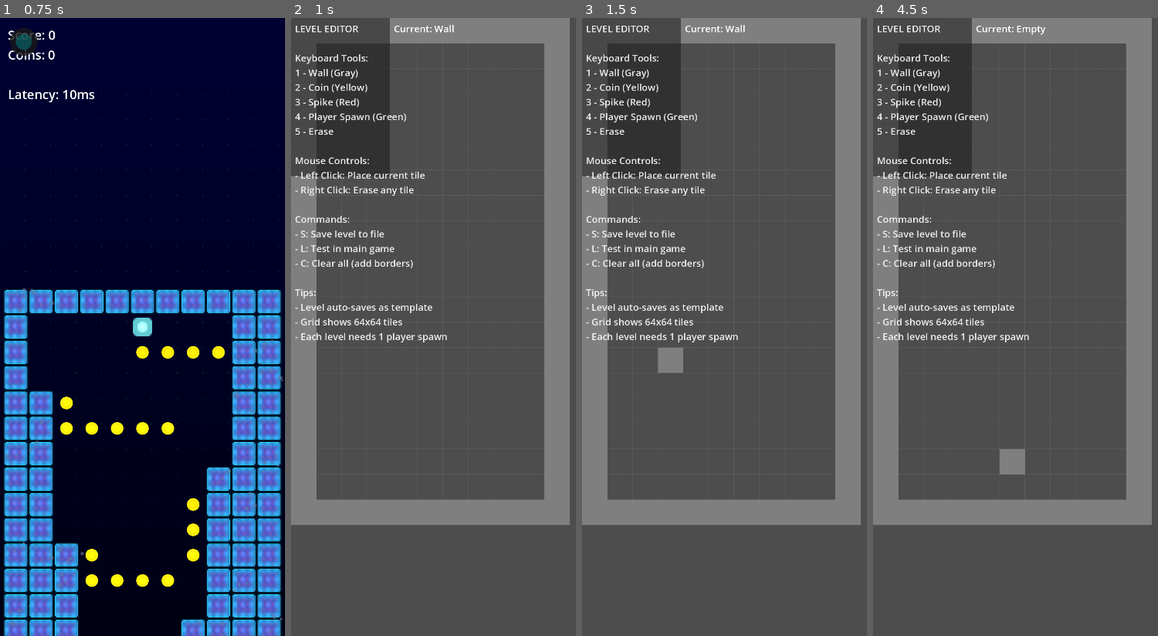
Above: before the commit, frames 1-4 (left to right).
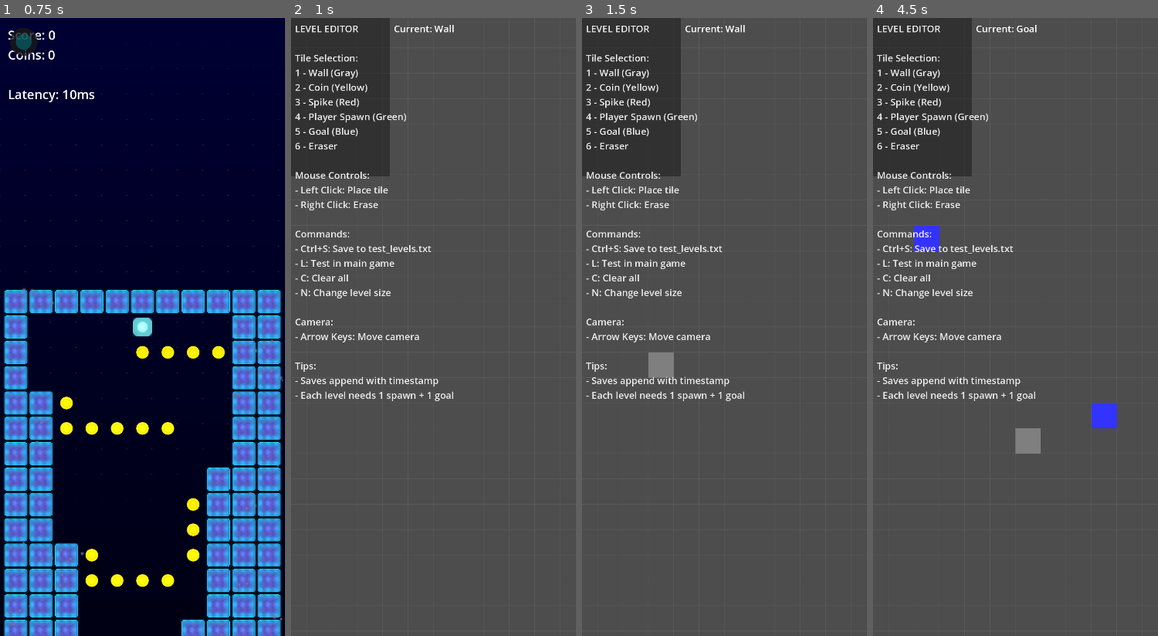
Above: after the commit, the same moments.

Repository: rubiconRiver/tomb-of-the-mask-clone
Game: Godot game, scene res://scenes/main.tscn
Same seed, same stepped clock (60 frames per second), same inputs: the game is played once before the commit and once after it.
Inputs (mouse positions are in pixels of both pictures, inside the frame that each line leads up to):
- Up to frame 1 (0.75 s): tap Enter at 0.5 s; move the mouse to (205, 296) at 0.52 s; hold Right (ui_right) from 0.53 s (still down); tap 6 at 0.6 s; click (205, 296) at 0.67 s
- Up to frame 2 (1 s): keep holding Right (ui_right); tap Space (ui_select) at 0.77 s; tap N at 0.8 s
- Up to frame 3 (1.5 s): tap Space (ui_select) at 1.07, 1.25 s; release Right (ui_right) at 1.25 s; drag from (667, 357) to (710, 450) at 1.27 s
- Up to frame 4 (4.5 s): tap Enter at 2, 3.5 s; move the mouse to (1044, 191) at 2.02 s; hold Right (ui_right) 2.03-2.75 s; tap L at 2.1 s; click (1044, 191) at 2.17 s; tap C at 2.3 s; tap Space (ui_select) at 2.75, 3.77, 3.8, 4.07, 4.25 s; drag from (1001, 450) to (930, 234) at 2.77 s; move the mouse to (1101, 419) at 3.52 s; hold Left (ui_left) 3.53-4.25 s; tap 5 at 3.6 s; click (1101, 419) at 3.67 s; drag from (930, 234) to (972, 172) at 4.27 s

Frame 1 is identical in both runs. In frame 2, 21% of the frame differs, in the area x 0-98%, y 0-82%; in frame 3, 21%; in frame 4, 22%.

Commit message:
update editor

Diff:
--- a/scenes/level_editor/LevelEditor.tscn
+++ b/scenes/level_editor/LevelEditor.tscn
@@ -25,26 +25,30 @@
 offset_bottom = 390.0
 text = "LEVEL EDITOR
 
-Keyboard Tools:
+Tile Selection:
 1 - Wall (Gray)
 2 - Coin (Yellow)
 3 - Spike (Red)
 4 - Player Spawn (Green)
-5 - Erase
+5 - Goal (Blue)
+6 - Eraser
 
 Mouse Controls:
-- Left Click: Place current tile
-- Right Click: Erase any tile
+- Left Click: Place tile
+- Right Click: Erase
 
 Commands:
-- S: Save level to file
+- Ctrl+S: Save to test_levels.txt
 - L: Test in main game
-- C: Clear all (add borders)
+- C: Clear all
+- N: Change level size
+
+Camera:
+- Arrow Keys: Move camera
 
 Tips:
-- Level auto-saves as template
-- Grid shows 64x64 tiles
-- Each level needs 1 player spawn"
+- Saves append with timestamp
+- Each level needs 1 spawn + 1 goal"
 label_settings = SubResource("1")
 
 [node name="CurrentTile" type="Label" parent="UI"]
--- a/scripts/tools/LevelEditor.gd
+++ b/scripts/tools/LevelEditor.gd
@@ -2,20 +2,34 @@
 class_name LevelEditor
 
 const GRID_SIZE = 64
-const LEVEL_WIDTH = 11
-const LEVEL_HEIGHT = 20
+
+# Default sizes
+var level_width = 11
+var level_height = 20
+
+# Size presets
+const SIZE_PRESETS = {
+	"Small": Vector2i(11, 20),
+	"Medium": Vector2i(20, 40),
+	"Large": Vector2i(30, 60),
+	"Huge": Vector2i(50, 100)
+}
 
 enum TileType {
 	EMPTY = -1,
 	WALL = 0,
 	COIN = 1,
 	SPIKE = 2,
-	PLAYER_SPAWN = 3
+	PLAYER_SPAWN = 3,
+	GOAL = 4
 }
 
 var current_tile_type = TileType.WALL
 var tilemap: TileMap
 var current_tile_label: Label
+var camera: Camera2D
+var file_dialog: FileDialog
+var current_filename = ""
 
 @onready var grid_node = $Grid
 @onready var ui_layer = $UI
@@ -24,7 +38,22 @@
 func _ready():
 	setup_tilemap()
 	setup_ui()
-	print("Level Editor Ready! Use keys 1-5 to select tools, click to place tiles")
+	setup_camera()
+	setup_file_dialog()
+	print("Level Editor Ready!")
+	print("Keys 1-5: Tile types (6: Eraser) | Click: Place | Right-click: Erase")
+	print("Ctrl+S: Save | L: Load into game | C: Clear | N: Change size")
+	print("Arrow keys: Move camera")
+
+func setup_camera():
+	camera = Camera2D.new()
+	camera.position = Vector2(level_width * GRID_SIZE / 2, level_height * GRID_SIZE / 2)
+	add_child(camera)
+	camera.make_current()
+
+func setup_file_dialog():
+	# We won't use FileDialog, just append to a fixed file
+	pass
 
 func setup_tilemap():
 	# Create TileMap for visual editing
@@ -39,7 +68,7 @@
 	var atlas_source = TileSetAtlasSource.new()
 
 	# Create a simple texture with colored squares
-	var image = Image.create(256, 64, false, Image.FORMAT_RGB8)
+	var image = Image.create(320, 64, false, Image.FORMAT_RGB8)
 	# Wall (gray)
 	image.fill_rect(Rect2i(0, 0, 64, 64), Color(0.5, 0.5, 0.5))
 	# Coin (yellow)
@@ -48,14 +77,16 @@
 	image.fill_rect(Rect2i(128, 0, 64, 64), Color(1.0, 0.2, 0.2))
 	# Player spawn (green)
 	image.fill_rect(Rect2i(192, 0, 64, 64), Color(0.2, 1.0, 0.2))
+	# Goal (blue)
+	image.fill_rect(Rect2i(256, 0, 64, 64), Color(0.2, 0.2, 1.0))
 
 	var texture = ImageTexture.new()
 	texture.set_image(image)
 	atlas_source.texture = texture
 	atlas_source.texture_region_size = Vector2i(64, 64)
 
-	# Set up tiles
-	for i in range(4):
+	# Set up tiles based on TileType enum count
+	for i in range(TileType.values().size()):
 		atlas_source.create_tile(Vector2i(i, 0))
 		var tile_data = atlas_source.get_tile_data(Vector2i(i, 0), 0)
 
@@ -89,14 +120,33 @@
 				current_tile_type = TileType.PLAYER_SPAWN
 				update_current_tile_display()
 			KEY_5:
+				current_tile_type = TileType.GOAL
+				update_current_tile_display()
+			KEY_6:
 				current_tile_type = TileType.EMPTY
 				update_current_tile_display()
 			KEY_S:
-				save_level()
+				if event.ctrl_pressed:
+					save_level()
 			KEY_L:
 				load_into_game()
 			KEY_C:
 				clear_level()
+			KEY_N:
+				new_level_dialog()
+			# Camera movement with arrow keys
+			KEY_UP:
+				if camera:
+					camera.position.y -= GRID_SIZE
+			KEY_LEFT:
+				if camera:
+					camera.position.x -= GRID_SIZE
+			KEY_DOWN:
+				if camera:
+					camera.position.y += GRID_SIZE
+			KEY_RIGHT:
+				if camera:
+					camera.position.x += GRID_SIZE
 
 	# Handle mouse input for tile placement
 	if event is InputEventMouseButton:
@@ -113,7 +163,7 @@
 	return Vector2i(int(world_pos.x / GRID_SIZE), int(world_pos.y / GRID_SIZE))
 
 func is_valid_grid_position(grid_pos: Vector2i) -> bool:
-	return grid_pos.x >= 0 and grid_pos.x < LEVEL_WIDTH and grid_pos.y >= 0 and grid_pos.y < LEVEL_HEIGHT
+	return grid_pos.x >= 0 and grid_pos.x < level_width and grid_pos.y >= 0 and grid_pos.y < level_height
 
 func place_tile(grid_pos: Vector2i, tile_type: TileType):
 	if tile_type == TileType.EMPTY:
@@ -135,6 +185,8 @@
 			return "Spike"
 		TileType.PLAYER_SPAWN:
 			return "Player Spawn"
+		TileType.GOAL:
+			return "Goal"
 		TileType.EMPTY:
 			return "Empty"
 		_:
@@ -147,14 +199,14 @@
 func clear_level():
 	print("Clearing level...")
 	# Clear all tiles
-	for y in range(LEVEL_HEIGHT):
-		for x in range(LEVEL_WIDTH):
+	for y in range(level_height):
+		for x in range(level_width):
 			tilemap.set_cell(0, Vector2i(x, y), -1)
 
 	# Add border walls
-	for y in range(LEVEL_HEIGHT):
-		for x in range(LEVEL_WIDTH):
-			if x == 0 or x == LEVEL_WIDTH - 1 or y == 0 or y == LEVEL_HEIGHT - 1:
+	for y in range(level_height):
+		for x in range(level_width):
+			if x == 0 or x == level_width - 1 or y == 0 or y == level_height - 1:
 				tilemap.set_cell(0, Vector2i(x, y), 0, Vector2i(TileType.WALL, 0))
 
 func save_level():
@@ -162,9 +214,9 @@
 	var level_template = []
 
 	# Convert tilemap to template format
-	for y in range(LEVEL_HEIGHT):
+	for y in range(level_height):
 		var row = ""
-		for x in range(LEVEL_WIDTH):
+		for x in range(level_width):
 			var atlas_coords = tilemap.get_cell_atlas_coords(0, Vector2i(x, y))
 			var cell_char = "."
 
@@ -178,17 +230,43 @@
 						cell_char = "S"
 					TileType.PLAYER_SPAWN:
 						cell_char = "P"
+					TileType.GOAL:
+						cell_char = "G"
 
 			row += cell_char
 		level_template.append(row)
 
-	# Save to file
-	var file = FileAccess.open("user://custom_level.txt", FileAccess.WRITE)
+	# Get current timestamp
+	var datetime = Time.get_datetime_dict_from_system()
+	var timestamp = "%04d-%02d-%02d %02d:%02d:%02d" % [
+		datetime.year, datetime.month, datetime.day,
+		datetime.hour, datetime.minute, datetime.second
+	]
+
+	# Append to test levels file
+	var file = FileAccess.open("res://levels/test_levels.txt", FileAccess.WRITE_READ)
+	if not file:
+		# Create file if it doesn't exist
+		file = FileAccess.open("res://levels/test_levels.txt", FileAccess.WRITE)
+	else:
+		# Move to end of file
+		file.seek_end()
+
 	if file:
+		# Write header comment
+		file.store_line("")
+		file.store_line("# Level created: " + timestamp)
+		file.store_line("# Size: %dx%d" % [level_width, level_height])
+		file.store_line("# Description: [Add description here]")
+		file.store_line("")
+
+		# Write level data
 		for row in level_template:
 			file.store_line(row)
+
 		file.close()
-		print("Level saved to user://custom_level.txt")
+		print("Level appended to res://levels/test_levels.txt")
+		print("Timestamp: " + timestamp)
 
 		# Also print to console for easy copying
 		print("Level template (copy this to LevelTemplates.gd):")
@@ -202,8 +280,8 @@
 
 	# Validate level has player spawn
 	var has_player_spawn = false
-	for y in range(LEVEL_HEIGHT):
-		for x in range(LEVEL_WIDTH):
+	for y in range(level_height):
+		for x in range(level_width):
 			var atlas_coords = tilemap.get_cell_atlas_coords(0, Vector2i(x, y))
 			if atlas_coords != Vector2i(-1, -1) and atlas_coords.x == TileType.PLAYER_SPAWN:
 				has_player_spawn = true
@@ -218,9 +296,9 @@
 	# Convert current tilemap to level data format that the game can use
 	var level_data = []
 
-	for y in range(LEVEL_HEIGHT):
+	for y in range(level_height):
 		var row = []
-		for x in range(LEVEL_WIDTH):
+		for x in range(level_width):
 			var atlas_coords = tilemap.get_cell_atlas_coords(0, Vector2i(x, y))
 			var cell_type = LevelGenerator.CellType.EMPTY
 
@@ -250,17 +328,50 @@
 	var grid_color = Color(0.5, 0.5, 0.5, 0.3)
 
 	# Vertical lines
-	for x in range(LEVEL_WIDTH + 1):
+	for x in range(level_width + 1):
 		var start_pos = Vector2(x * GRID_SIZE, 0)
-		var end_pos = Vector2(x * GRID_SIZE, LEVEL_HEIGHT * GRID_SIZE)
+		var end_pos = Vector2(x * GRID_SIZE, level_height * GRID_SIZE)
 		draw_line(start_pos, end_pos, grid_color, 1.0)
 
 	# Horizontal lines
-	for y in range(LEVEL_HEIGHT + 1):
+	for y in range(level_height + 1):
 		var start_pos = Vector2(0, y * GRID_SIZE)
-		var end_pos = Vector2(LEVEL_WIDTH * GRID_SIZE, y * GRID_SIZE)
+		var end_pos = Vector2(level_width * GRID_SIZE, y * GRID_SIZE)
 		draw_line(start_pos, end_pos, grid_color, 1.0)
 
 func _process(_delta):
 	# Redraw grid every frame
 	queue_redraw()
+
+func new_level_dialog():
+	print("Select level size:")
+	print("Current size: %dx%d" % [level_width, level_height])
+
+	# Cycle through size presets
+	var current_preset = "Small"
+	for preset_name in SIZE_PRESETS:
+		var size = SIZE_PRESETS[preset_name]
+		if size.x == level_width and size.y == level_height:
+			current_preset = preset_name
+			break
+
+	# Get next preset
+	var preset_names = SIZE_PRESETS.keys()
+	var current_index = preset_names.find(current_preset)
+	var next_index = (current_index + 1) % preset_names.size()
+	var next_preset = preset_names[next_index]
+	var new_size = SIZE_PRESETS[next_preset]
+
+	# Update level size
+	level_width = new_size.x
+	level_height = new_size.y
+
+	print("Changed to %s: %dx%d" % [next_preset, level_width, level_height])
+	print("Clearing level for new size...")
+
+	# Clear and resize
+	clear_level()
+
+	# Update camera position
+	if camera:
+		camera.position = Vector2(level_width * GRID_SIZE / 2, level_height * GRID_SIZE / 2)
Not shown, added: levels/test_levels.txt
